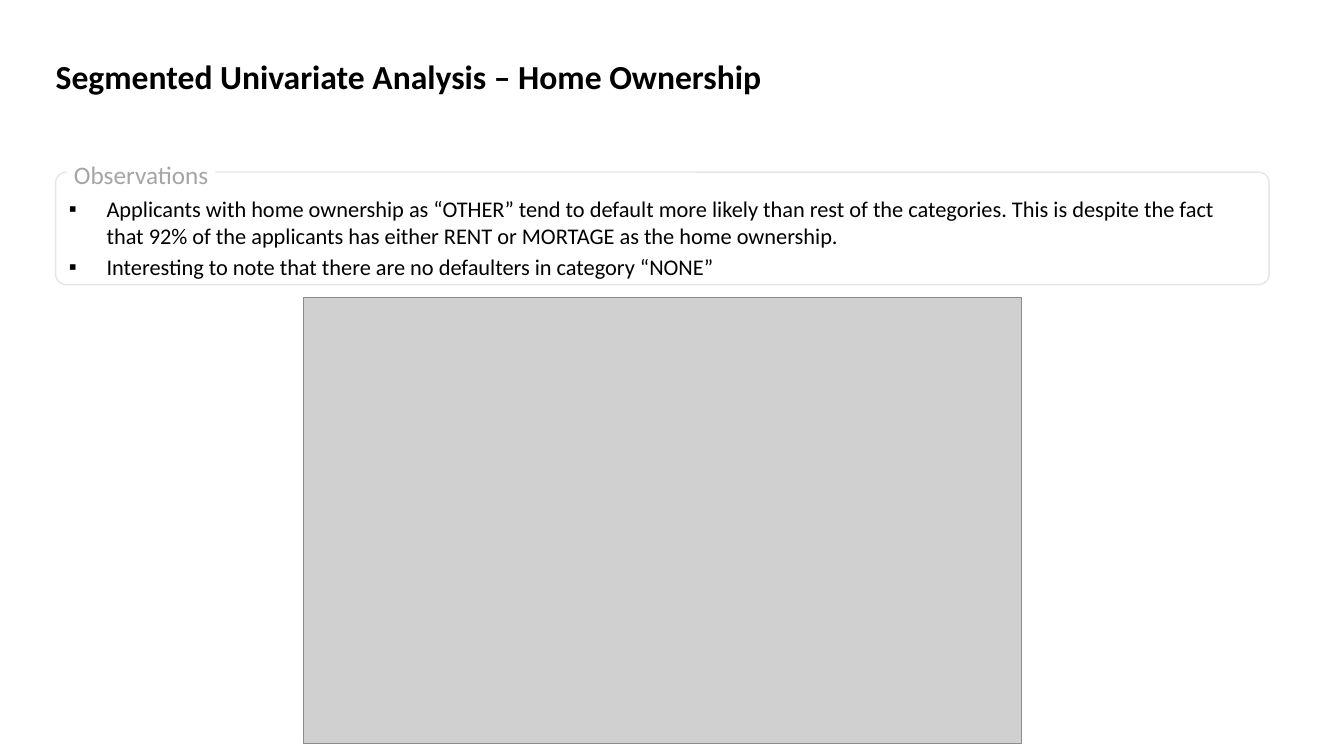
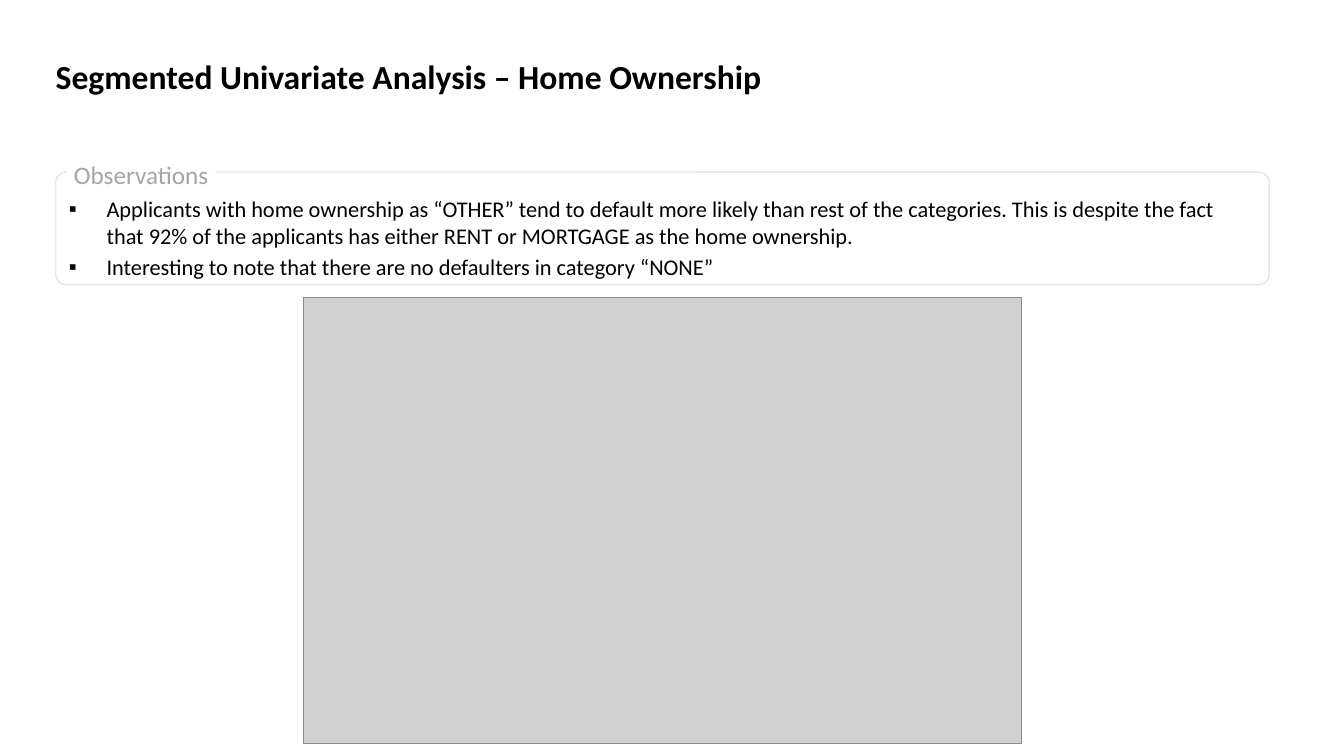
Before and after one commit to SathishKumarRamasamy/lending-club-case-study, a slide deck: slide 11 of Lending_Club_Case_Study.pptx. Drawn at 1344x756 pixels with LibreOffice and Linux fonts; fonts in the diff are those of the drawing; grey boxes stand for pictures. Boxes give left, top, right and bottom in pixels: in the first picture for what was removed or moved away, otherwise in the second. Text is boxed around its words. In the diff, an @@ line names an element or a change of style, - is before the commit and + after.

Commit message:
Fix Spelling Errors

```diff
--- a/Lending_Club_Case_Study.pptx
+++ b/Lending_Club_Case_Study.pptx
@@ text in rounded rectangle at bbox=[107, 201, 1213, 248]: text changed @@
-▪ Applicants with home ownership as “OTHER” tend to default more likely than rest of the categories. This is despite the fact that 92% of the applicants has either RENT or MORTAGE as the home ownership.
+▪ Applicants with home ownership as “OTHER” tend to default more likely than rest of the categories. This is despite the fact that 92% of the applicants has either RENT or MORTGAGE as the home ownership.
```
